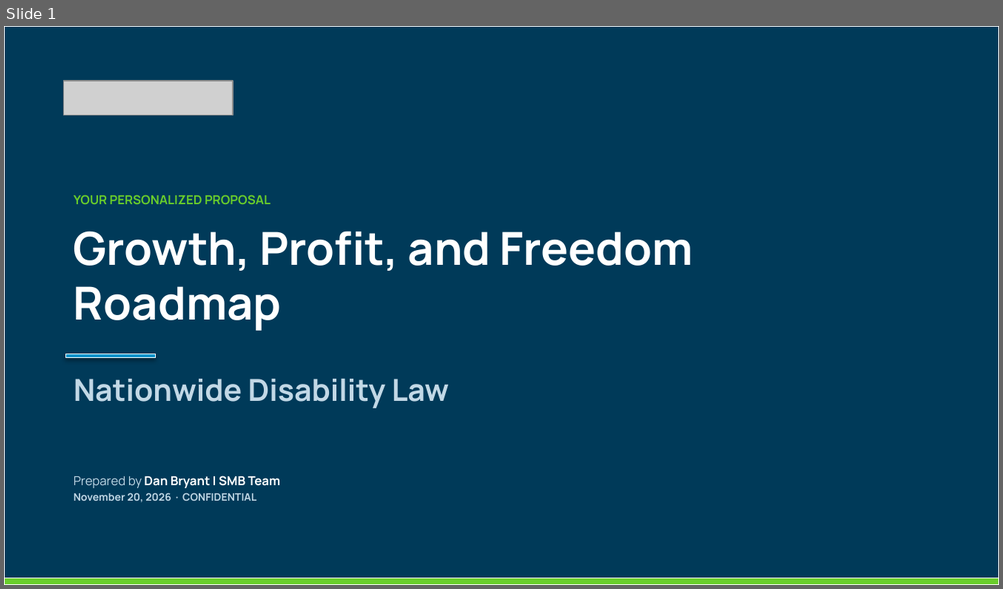
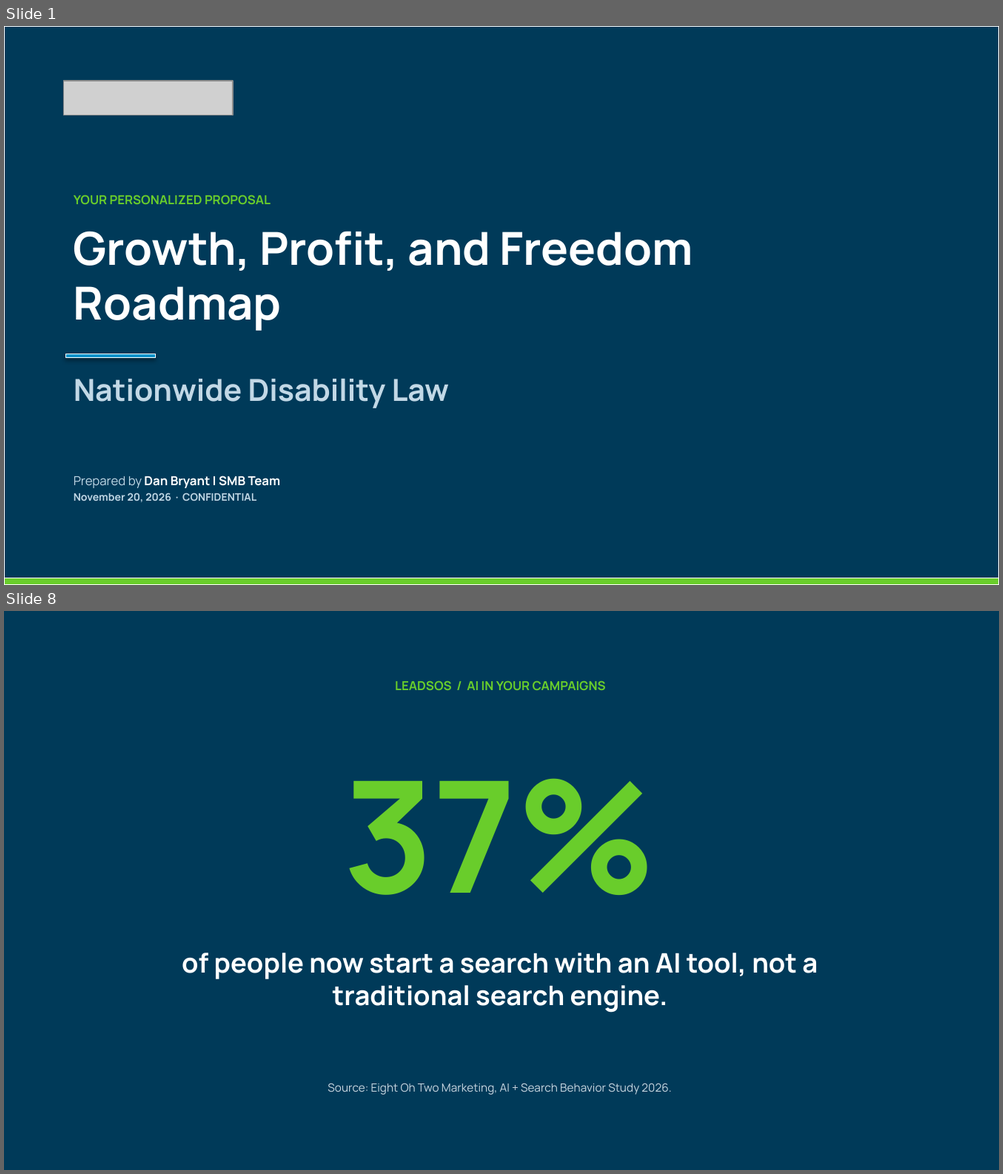
Before and after one commit to SMB-Team-Technology/workwith-smbteam, a slide deck: nationwide-disability-law/Nationwide Disability Law_November 20, 2026_Proposal.pptx. Shown one above the other, each under a label of ours: slide 1 before the commit, slides 1 and 8 after it; the slides between them are not shown. The pictures are 1003x589 and 1003x1174 pixels, drawn with LibreOffice and Linux fonts; fonts in the diff are those of the drawing; grey boxes stand for pictures. Boxes give left, top, right and bottom in pixels: in the first picture for what was removed or moved away, otherwise in the second. Text is boxed around its words. In the diff, an @@ line names an element or a change of style, - is before the commit and + after.

```diff
--- a/nationwide-disability-law/Nationwide Disability Law_November 20, 2026_Proposal.pptx
+++ b/nationwide-disability-law/Nationwide Disability Law_November 20, 2026_Proposal.pptx
@@ slide 8 added at [4,611,999,1170], background #003A59 @@
@@ text added at [395,681,606,690], 9 pt, text #69CD2B, bold @@
+LEADSOS / AI IN YOUR CAMPAIGNS
@@ text added at [344,778,657,895], 112.5 pt, text #69CD2B, bold @@
+37%
@@ text added at [182,953,817,1013], 19.5 pt, text #FFFFFF, bold @@
+of people now start a search with an AI tool, not a traditional search engine.
@@ text added at [327,1083,671,1095], 8.2 pt, text #C9D6E0 @@
+Source: Eight Oh Two Marketing, AI + Search Behavior Study 2026.
```
Also in this commit, not shown: 6 slides changed, 17 other slides added, 1 other file.
